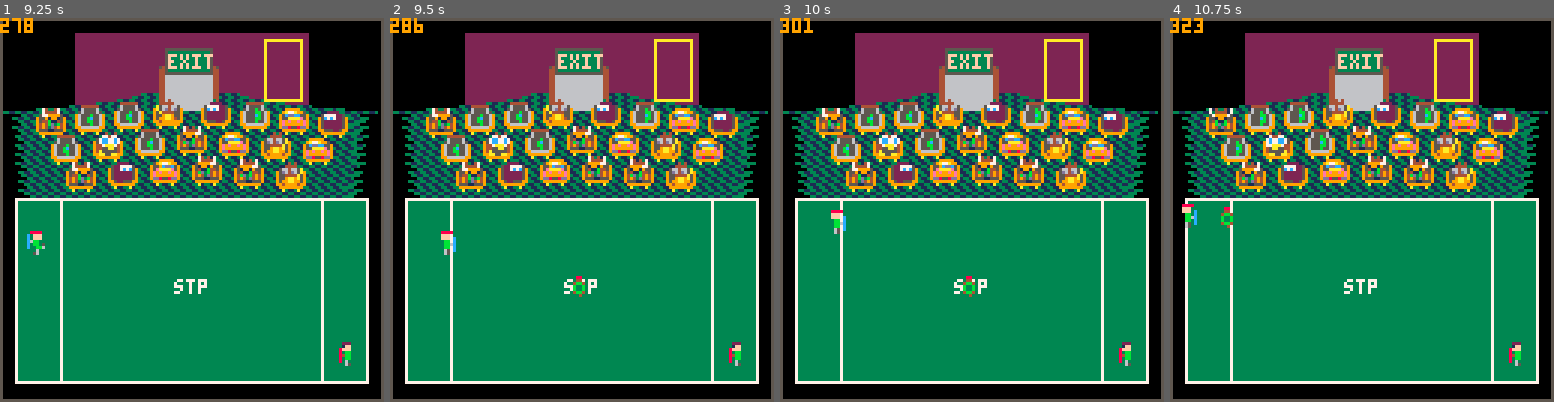
Above: before the commit, frames 1-4 (left to right).
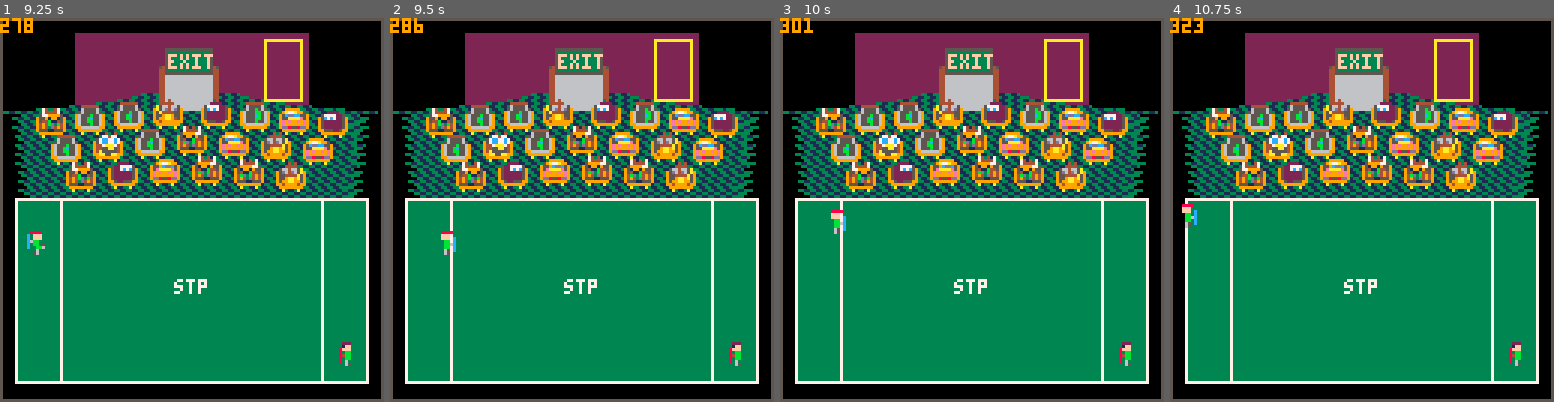
Above: after the commit, the same moments.

Repository: topromulan/STP4
Game: PICO-8 cartridge stp4.p8
Two runs of this game, one before a commit and one after it. Both use one fixed random seed, a clock stepped at 60 frames per second and the inputs below.
Inputs:
- Up to frame 1 (9.25 s): tap X (X key) at 0.33, 1.07, 1.85, 2.97, 4.08, 5.2, 6.32, 7.43, 8.55 s; tap O (Z key) at 0.7, 1.7, 2.1, 2.5, 2.9, 3.3, 3.7, 4.1, 4.5, 4.9, 5.3, 5.7, 6.1, 6.5, 6.9, 7.3, 7.7, 8.1, 8.5, 8.9 s; hold Right 1.6-2.1 s; hold Up 2.15-2.42 s; hold Right 2.47-3.03 s; hold Left 3.08-3.58 s; hold Down 3.63-3.97 s; hold Right 4.02-4.68 s; hold Up 4.73-5.03 s; hold Left 5.08-5.68 s; hold Down 5.73-6.03 s; hold Right 6.08-6.58 s; hold Right 6.63-7.13 s; hold Up 7.18-7.45 s; hold Right 7.5-8.07 s; hold Left 8.12-8.62 s; hold Down 8.67-9 s; hold Right from 9.05 s (still down)
- Up to frame 2 (9.5 s): keep holding Right; tap O (Z key) at 9.3 s
- Up to frame 3 (10 s): tap X (X key) at 9.67 s; tap O (Z key) at 9.7 s; release Right at 9.72 s; hold Up from 9.77 s (still down)
- Up to frame 4 (10.75 s): release Up at 10.07 s; tap O (Z key) at 10.1, 10.5 s; hold Left 10.12-10.72 s

Frame 1 is identical in both runs. In frame 2, 0.1% of the frame differs, in the area x 47-51%, y 67-73%; in frame 3, 0.1%; in frame 4, 1.0%, in the area x 10-47%, y 21-55%.

Commit message:
score code cleanup/improvement

Diff:
--- a/stp4.p8
+++ b/stp4.p8
@@ -350,18 +350,25 @@
  end
 
  --score!! goal!!
- if(oddball.x<stadium.field.left-4) then
-  players[2].score+=1
+ local scoring_player
+ if(oddball.x<stadium.field.left-4 or oddball.x>stadium.field.right-3) then
+  if(oddball.x>stadium.field.middle) then
+   scoring_player=1
+  else
+   scoring_player=2
+  end
+  players[scoring_player].score+=1
+  stadium.display.digit_heights[scoring_player]=2
   sfx(1)
   oddball.upforgrabs=true
-  oddball.service_time=cycles+20+flr(rnd(5))
-  stadium.display.digit_heights[2]=2
- elseif(oddball.x>stadium.field.right-3) then
-  players[1].score+=1
-  sfx(1)
-  oddball.upforgrabs=true
-  oddball.service_time=cycles+20+flr(rnd(5))
-  stadium.display.digit_heights[1]=2
+  if(players[1].score<9 and players[2].score<9) then
+   oddball.service_time=cycles+20+rnd(5)
+  else
+   --winner winner chicken dinner
+   oddball.service_time=cycles+125+rnd(10)
+   sfx(10) sfx(11)
+  end
+  players[scoring_player].dancing=true
  end
 end
 
@@ -573,7 +580,12 @@
   local h=stadium.floor.top+i
   line(l,h,r,h,stadium.floor.color1)
   for j=l+2,r-2,4 do
-   line(j,h,j+1,h,stadium.floor.color2)
+   local c=stadium.floor.color2
+   --blink red when win!
+   if((players[1].score==9 or players[2].score==9) and flr(cycles/15)%2==0) then
+    c=8
+   end
+   line(j,h,j+1,h,c)
   end
  end
 end
